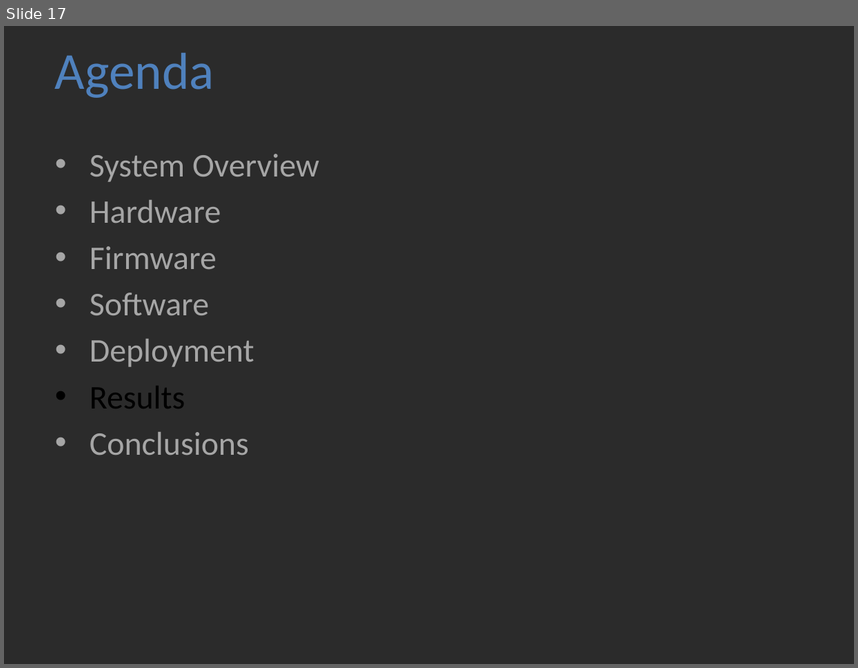
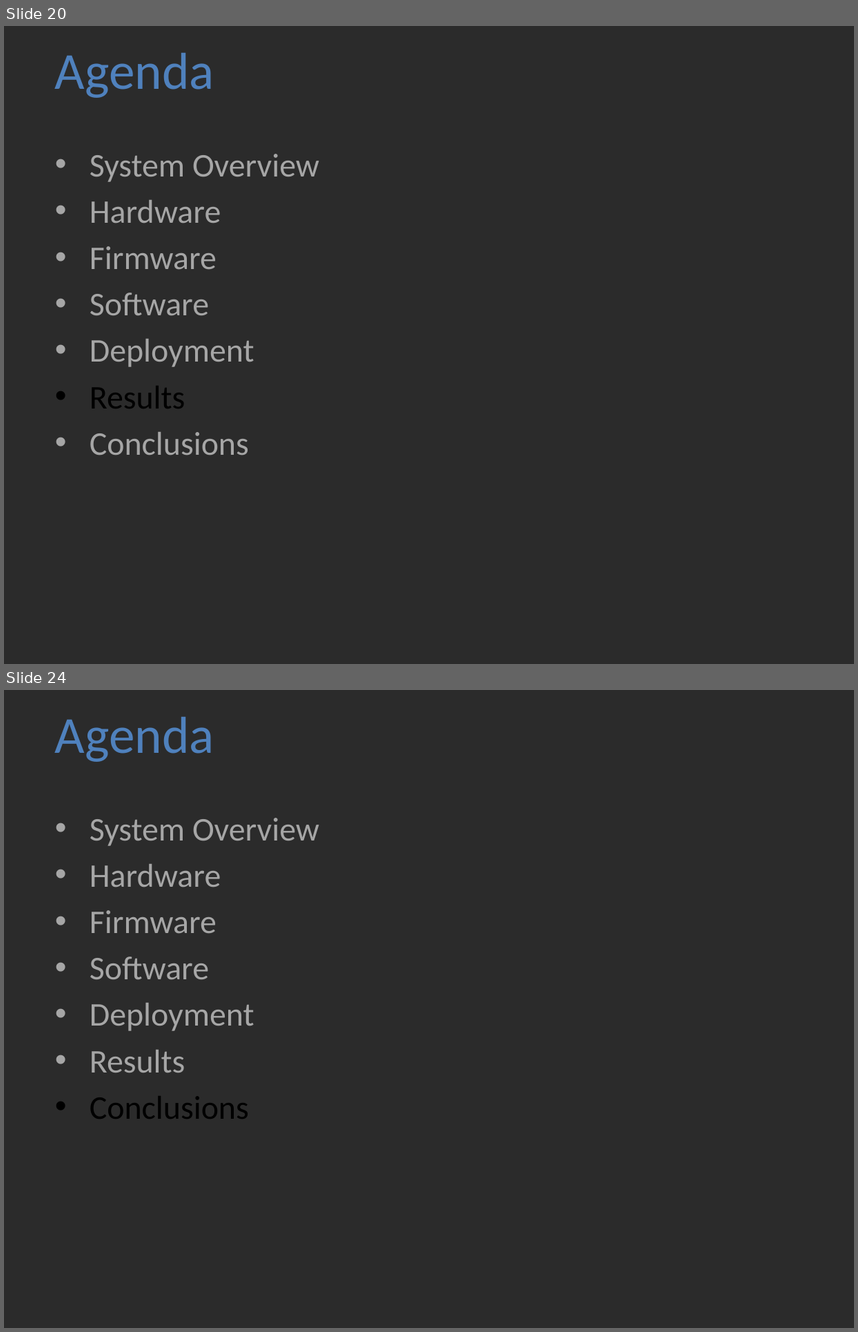
Before and after one commit to jolleekin/tiu-tracking, a slide deck: Docs/TIU_Tracking_Presentation_v1.pptx. Shown one above the other, each under a label of ours: slide 17 before the commit, slides 20 and 24 after it; the slides between them are not shown. The pictures are 858x668 and 858x1332 pixels, drawn with LibreOffice and Linux fonts; fonts in the diff are those of the drawing; background and template pictures are left out; a plain dark background stands for a picture behind light text. Boxes give left, top, right and bottom in pixels: in the first picture for what was removed or moved away, otherwise in the second. Text is boxed around its words. In the diff, an @@ line names an element or a change of style, - is before the commit and + after.

```diff
--- a/Docs/TIU_Tracking_Presentation_v1.pptx
+++ b/Docs/TIU_Tracking_Presentation_v1.pptx
@@ slide 24 added at [4,690,854,1328], background picture (left out) @@
@@ title added at [55,717,214,762], 44 pt, text #4F81BD @@
+Agenda
@@ text added at [90,818,319,1118], 28 pt, text #A6A6A6 @@
+• System Overview
+• Hardware
+• Firmware
+• Software
+• Deployment
+• Results
+• Conclusions
@@ what was slide 17 is now slide 20 @@
```
Also in this commit, not shown: 1 slide changed, 9 other slides added, 1 slide removed.
